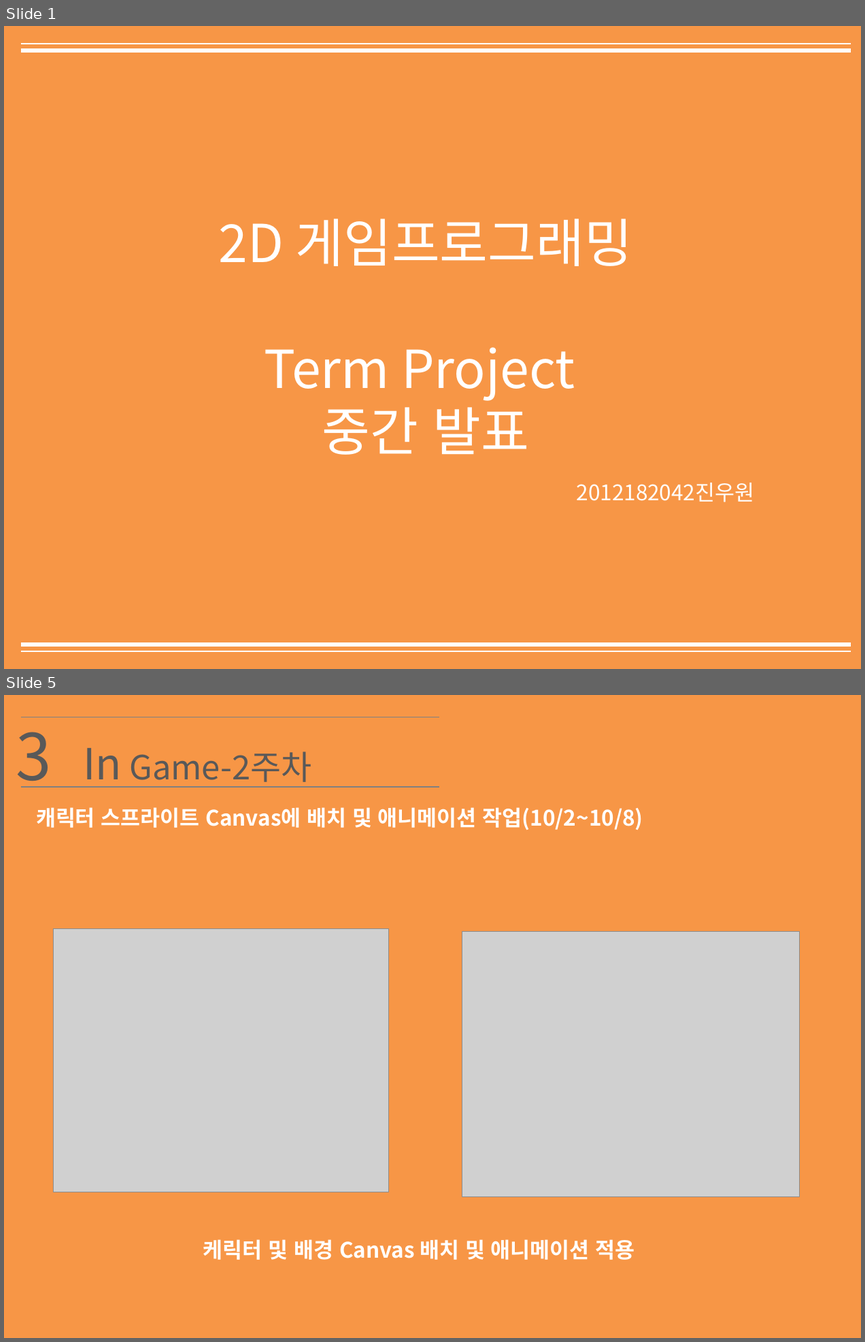
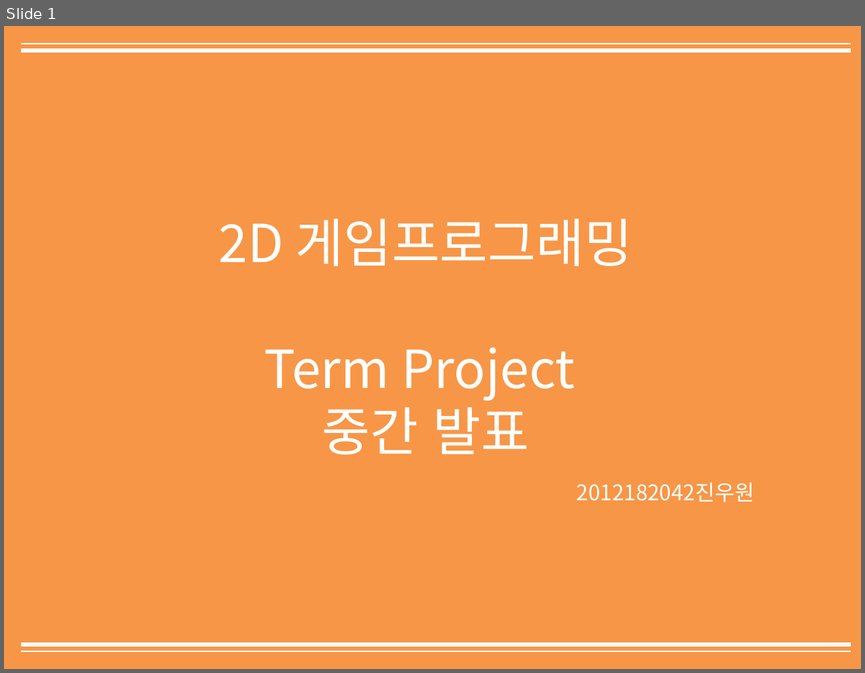
Before and after one commit to True-right-circle/2D-Gameprograming-homework, a slide deck: 2D게임프로그래밍 Term_Project 중간 2012182042 진우원.pptx. Shown one above the other, each under a label of ours: slides 1 and 5 before the commit, slide 1 after it; the slides between them are not shown. The pictures are 865x1342 and 865x673 pixels, drawn with LibreOffice and Linux fonts; fonts in the diff are those of the drawing; grey boxes stand for pictures. Boxes give left, top, right and bottom in pixels: in the first picture for what was removed or moved away, otherwise in the second. Text is boxed around its words. In the diff, an @@ line names an element or a change of style, - is before the commit and + after.

```diff
--- a/2D게임프로그래밍 Term_Project 중간 2012182042 진우원.pptx
+++ b/2D게임프로그래밍 Term_Project 중간 2012182042 진우원.pptx
@@ slide 5 removed at [4, 695, 861, 1338], background #FFFFFF @@
@@ rectangle removed at [4, 695, 861, 1338] @@
@@ text removed at [16, 717, 51, 787] @@
-3
@@ line removed from (21, 717) to (439, 717) @@
@@ text removed at [84, 748, 311, 787] @@
-In Game-2주차
@@ line removed from (21, 787) to (439, 787) @@
@@ text removed at [36, 807, 643, 830] @@
-캐릭터 스프라이트 Canvas에 배치 및 애니메이션 작업(10/2~10/8)
@@ picture removed at [53, 929, 388, 1192] @@
@@ picture removed at [462, 932, 799, 1197] @@
@@ text removed at [203, 1239, 635, 1259] @@
-케릭터 및 배경 Canvas 배치 및 애니메이션 적용
```
Also in this commit, not shown: 3 slides changed, 5 other slides removed.
